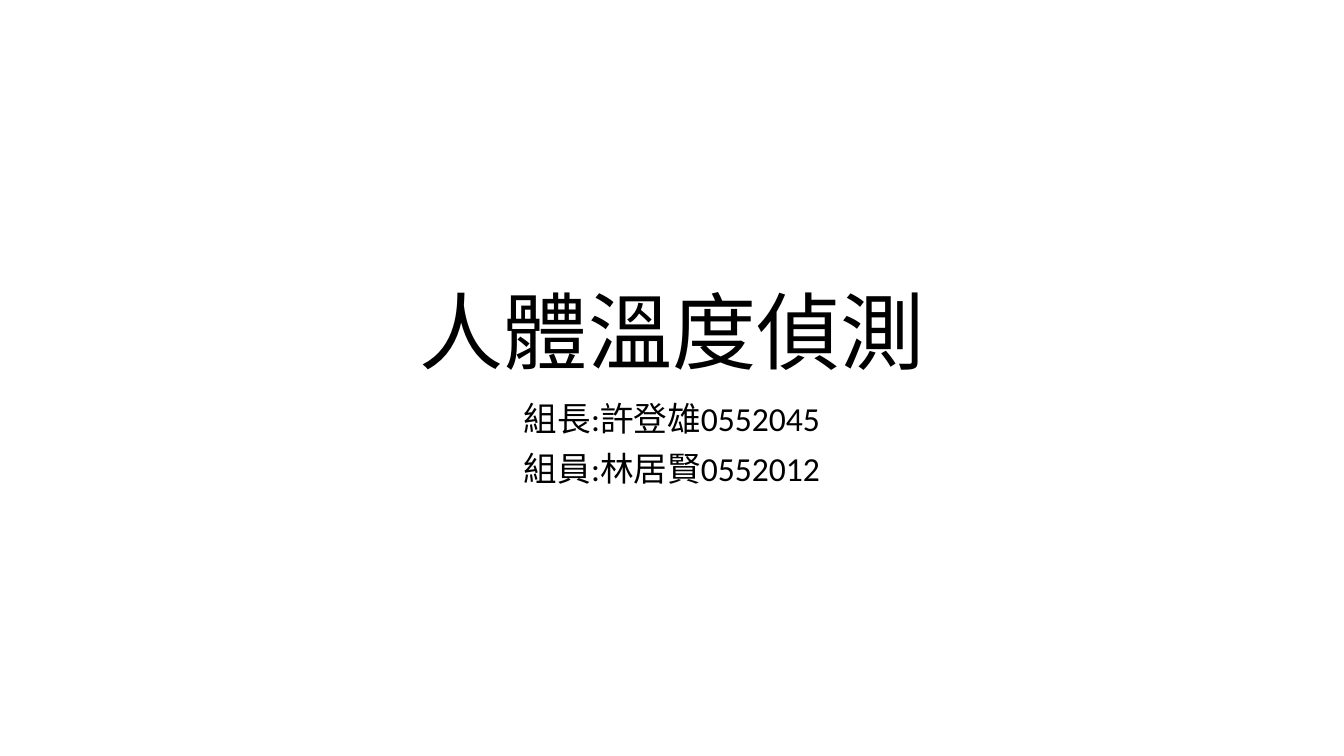
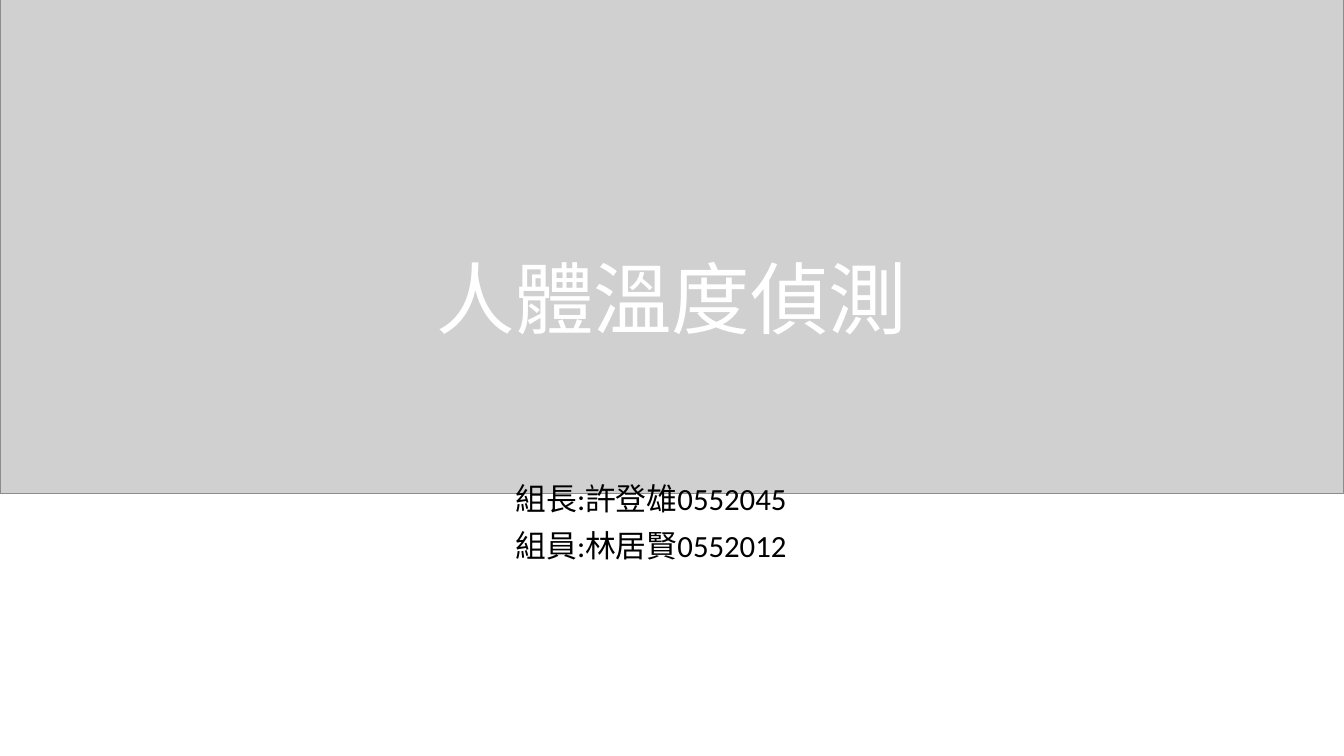
Before and after one commit to HsuTengHsiung/Image-processing, a slide deck: slide 1 of 000.作業紀錄/人體溫度判斷.pptx. Drawn at 1344x756 pixels with LibreOffice and Linux fonts; fonts in the diff are those of the drawing; grey boxes stand for pictures. Boxes give left, top, right and bottom in pixels: in the first picture for what was removed or moved away, otherwise in the second. Text is boxed around its words. In the diff, an @@ line names an element or a change of style, - is before the commit and + after.

Commit message:
Update 人體溫度判斷.pptx
更新ppt

```diff
--- a/000.作業紀錄/人體溫度判斷.pptx
+++ b/000.作業紀錄/人體溫度判斷.pptx
@@ picture added at bbox=[0, 0, 1344, 493] @@
@@ rectangle added at bbox=[0, 120, 1344, 483], fill gradient #3965B5 to #3B3838 @@
@@ title "人體溫度偵測": place and size @@
-title "人體溫度偵測" at bbox=[420, 292, 924, 370]
+title "人體溫度偵測" at bbox=[437, 262, 908, 334]
@@ title "人體溫度偵測" at bbox=[437, 262, 908, 334]: size 60 to 56 pt, text colour #000000 to #FFFFFF; vertical alignment bottom to middle @@
@@ subtitle "組長:許登雄0552045": place and size @@
-subtitle "組長:許登雄0552045" at bbox=[524, 402, 820, 484]
+subtitle "組長:許登雄0552045" at bbox=[516, 484, 787, 560]
@@ subtitle "組長:許登雄0552045" at bbox=[516, 484, 787, 560]: size 24 to 22 pt; vertical alignment top to middle @@
```
Also in this commit, not shown: 2 other slides changed.
